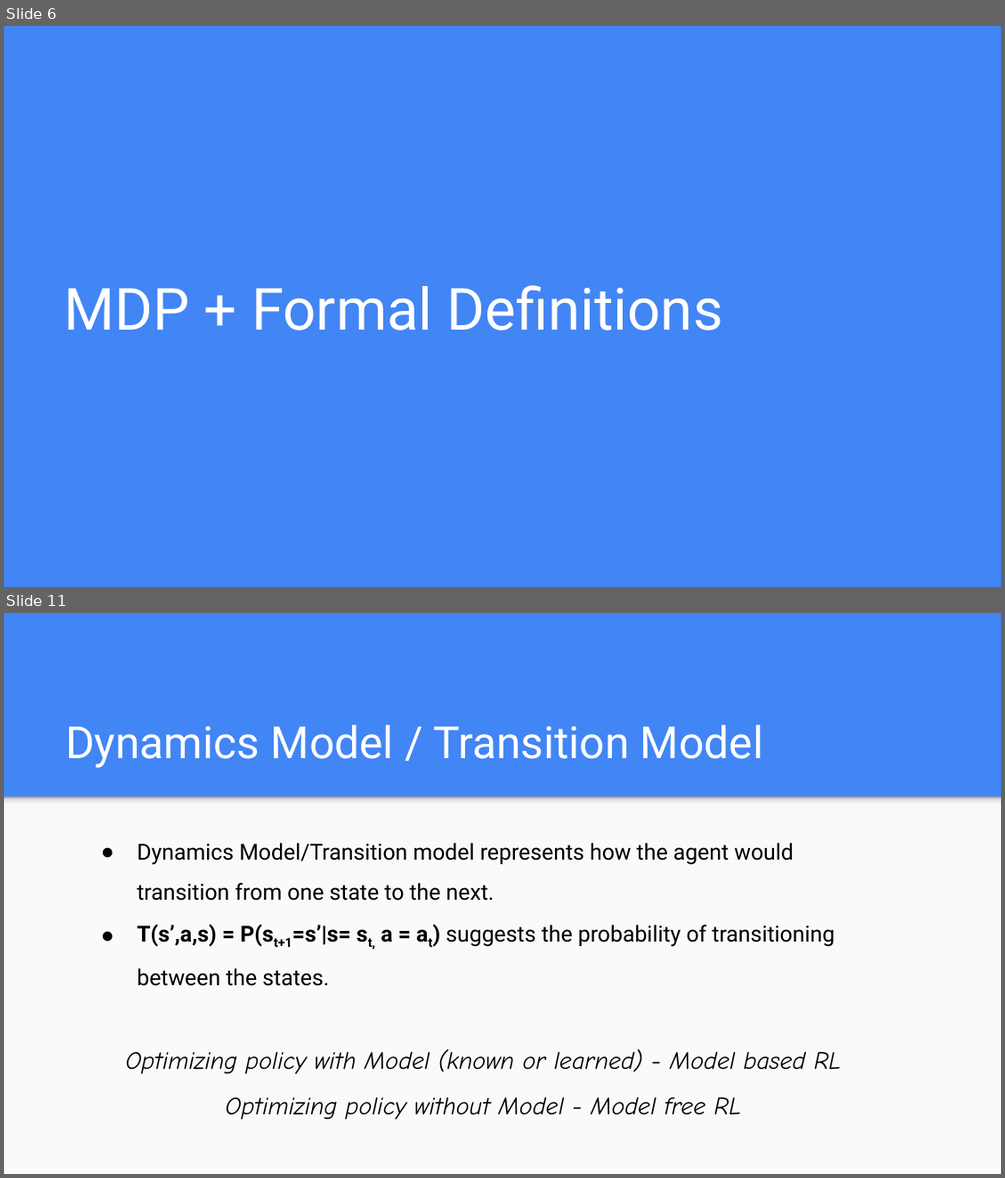
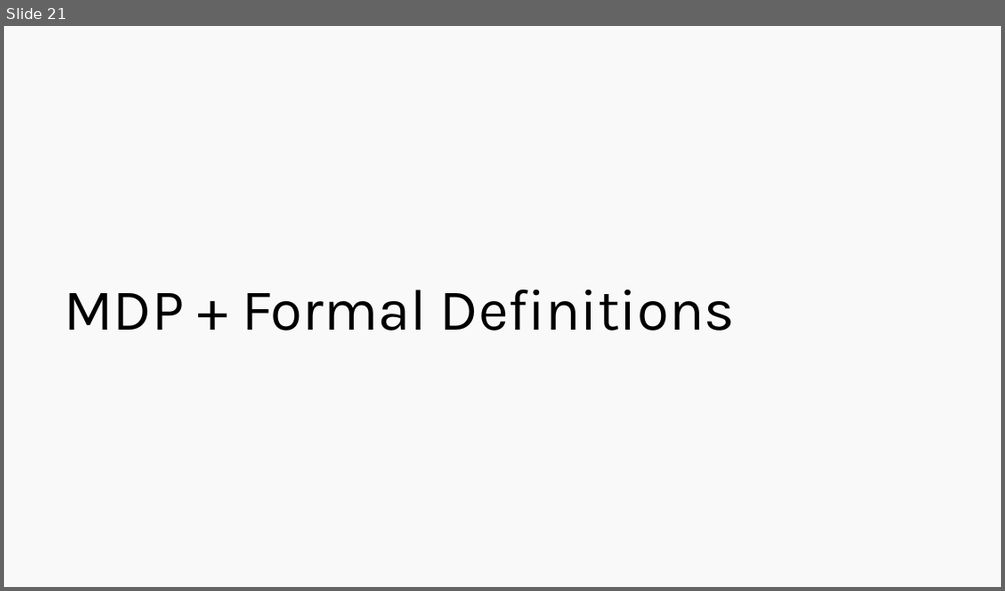
Before and after one commit to Harvard-IACS/2019-CS109B, a slide deck: docs/lectures/lecture14/presentation/cs109b_lecture14_RL.pptx. Shown one above the other, each under a label of ours: slides 6 and 11 before the commit, slide 21 after it; the slides between them are not shown. The pictures are 1005x1178 and 1005x591 pixels, drawn with LibreOffice and Linux fonts; fonts in the diff are those of the drawing. Boxes give left, top, right and bottom in pixels: in the first picture for what was removed or moved away, otherwise in the second. Text is boxed around its words. In the diff, an @@ line names an element or a change of style, - is before the commit and + after.

```diff
--- a/docs/lectures/lecture14/presentation/cs109b_lecture14_RL.pptx
+++ b/docs/lectures/lecture14/presentation/cs109b_lecture14_RL.pptx
@@ slide 11 removed at <box>4,613,1001,1174</box>, background #4285F4 @@
@@ title removed at <box>65,724,763,768</box> @@
-Dynamics Model / Transition Model
@@ rectangle removed at <box>4,796,1001,1173</box> @@
@@ rectangle removed at <box>4,796,1001,809</box> @@
@@ text removed at <box>126,843,841,1119</box> @@
-● Dynamics Model/Transition model represents how the agent would transition from one state to the next.
-● T(s’,a,s) = P(st+1=s’|s= st, a = at) suggests the probability of transitioning between the states.
-Optimizing policy with Model (known or learned) - Model based RL
-Optimizing policy without Model - Model free RL
@@ what was slide 6 is now slide 21 @@
@@ slide 21 changed as well @@
@@ background #4285F4 to #F9F9F9 @@
@@ title "MDP + Formal Definitions" at <box>65,289,735,330</box>: font Roboto to Karla, text colour #FFFFFF to #000000 @@
```
Also in this commit, not shown: 11 other slides changed, 52 slides added, 15 other slides removed, 33 other files.
